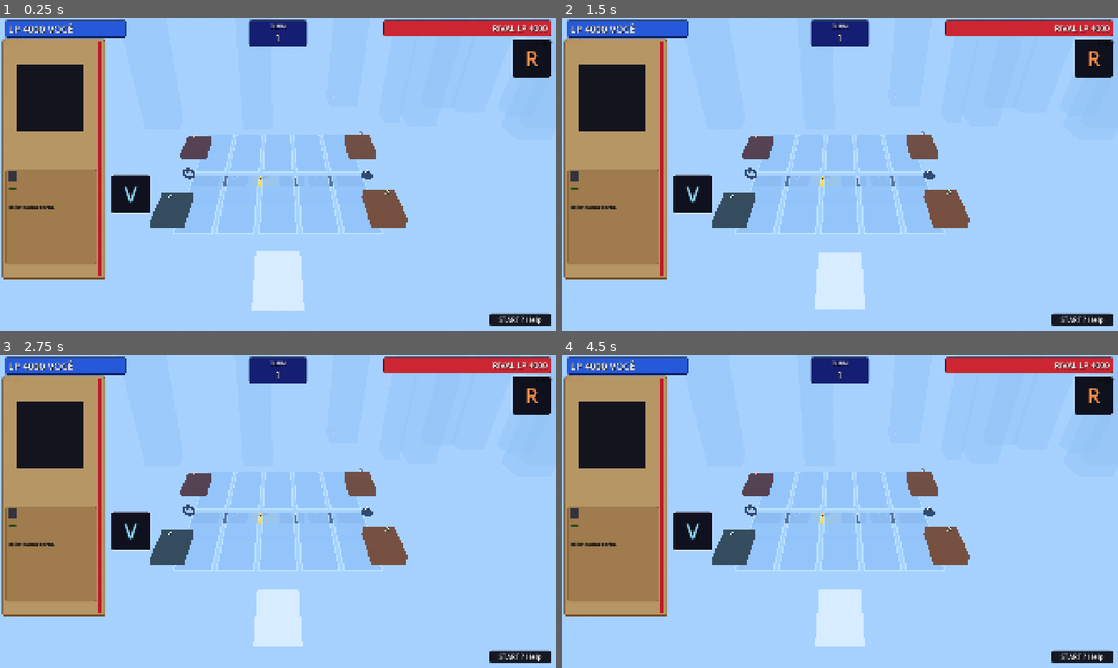
Above: before the commit, frames 1-4 (two rows, left to right).
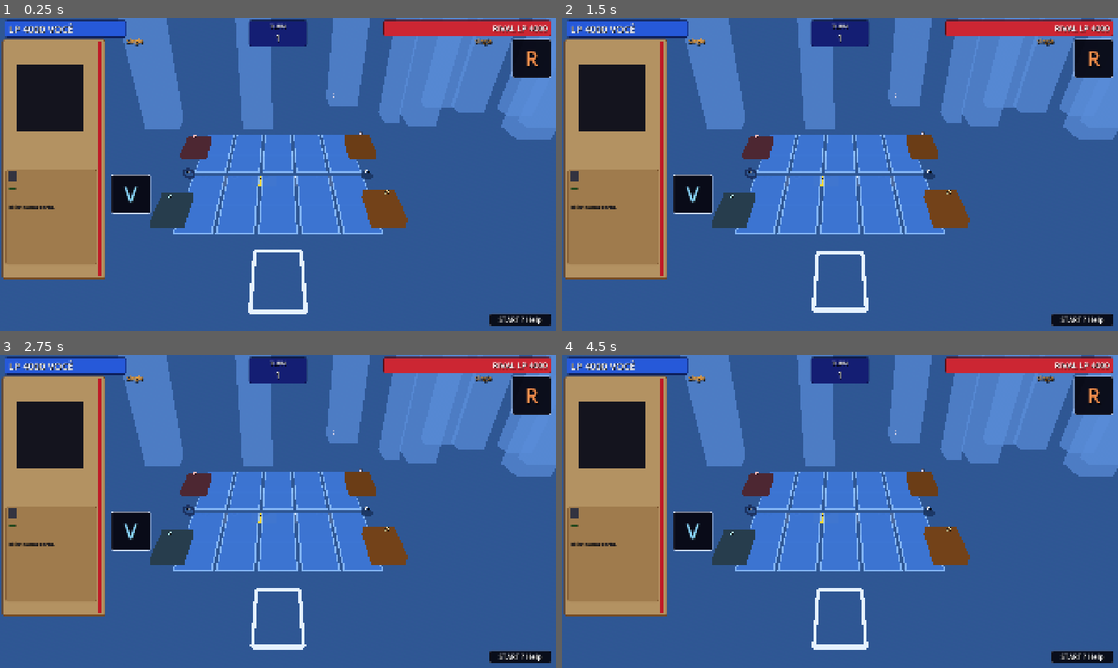
Above: after the commit, the same moments.

Repository: joeyviciousfake-netizen/Astralis
Game: Godot game, scene res://duel3d/mesa_3d.tscn
The game is run twice, just before and just after one commit, with the same random seed, the same clock (stepped at 60 frames per second) and the same inputs.
Inputs (mouse positions are in pixels of both pictures, inside the frame that each line leads up to):
- Up to frame 1 (0.25 s): no input
- Up to frame 2 (1.5 s): tap Enter at 0.5 s; move the mouse to (962, 158) at 0.52 s; hold Shift 0.53-1.25 s; click (962, 158) at 0.67 s; tap Space at 1.25 s; drag from (728, 190) to (812, 237) at 1.27 s
- Up to frame 3 (2.75 s): move the mouse to (333, 442) at 2.02 s; tap Ctrl at 2.1 s; click (333, 442) at 2.17 s
- Up to frame 4 (4.5 s): tap Enter at 2.75 s; drag from (812, 574) to (673, 464) at 2.77 s; move the mouse to (1006, 558) at 3.52 s; tap Alt at 3.6 s; click (1006, 558) at 3.67 s; tap Space at 4.25 s; drag from (673, 464) to (756, 433) at 4.27 s

The runs differ from the first frame. In frame 1, 79% of the frame differs, in the area x 0-100%, y 0-100%; in frame 2, 79%; in frame 3, 79%; in frame 4, 79%.

Commit message:
runtime: artes unshaded + fundo equilibrado (foto a foto)

Diff:
--- a/astralis/duel3d/mesa_3d.gd
+++ b/astralis/duel3d/mesa_3d.gd
@@ -86,7 +86,7 @@
 var _cam: Camera3D = null
 var _no_cartas: Node3D = null
 var _no_slots: Node3D = null
-var _cursor3d: MeshInstance3D = null
+var _cursor3d: Node3D = null
 var _flash_tela: ColorRect = null
 var _deck_pos := [Vector3(3.6, 0.6, 0.4), Vector3(-3.6, 0.6, -0.4)]
 
@@ -174,6 +174,8 @@
 var _pad_tempo := 0.0
 var _foco := Vector3.ZERO
 var _pulso := 0.0
+var _foto_destino := ""
+var _foto_frames := -1
 
 
 func _ready() -> void:
@@ -255,8 +257,13 @@
 
 func _ver_autoquit() -> void:
 	# Só p/ validação headless (`-- --mesa3d-sair=5`). Sem o argumento, nada muda.
+	# Foto DEV (`-- --mesa3d-foto=<caminho>`): salva o viewport e sai.
+	# Só p/ conferir visual sem abrir o editor (some no final).
 	for a in OS.get_cmdline_user_args():
 		var s := str(a)
+		if s.begins_with("--mesa3d-foto="):
+			_foto_destino = s.trim_prefix("--mesa3d-foto=").strip_edges()
+			_foto_frames = 0
 		if s.begins_with("--mesa3d-sair="):
 			var n := float(s.trim_prefix("--mesa3d-sair="))
 			if n > 0.0:
@@ -281,10 +288,10 @@
 	# procedural azul + neblina azul-clara p/ profundidade + sol branco.
 	var ceu := Sky.new()
 	var mat_ceu := ProceduralSkyMaterial.new()
-	mat_ceu.sky_top_color = Color(0.25, 0.55, 0.95)
-	mat_ceu.sky_horizon_color = Color(0.65, 0.85, 1.0)
-	mat_ceu.ground_bottom_color = Color(0.35, 0.55, 0.85)
-	mat_ceu.ground_horizon_color = Color(0.65, 0.85, 1.0)
+	mat_ceu.sky_top_color = Color(0.20, 0.48, 0.90)
+	mat_ceu.sky_horizon_color = Color(0.55, 0.78, 0.98)
+	mat_ceu.ground_bottom_color = Color(0.22, 0.40, 0.68)
+	mat_ceu.ground_horizon_color = Color(0.52, 0.70, 0.92)
 	mat_ceu.sun_angle_max = 30.0
 	mat_ceu.energy_multiplier = 0.85
 	ceu.sky_material = mat_ceu
@@ -297,9 +304,7 @@
 	env.ambient_light_energy = 0.30
 	env.tonemap_mode = Environment.TONE_MAPPER_LINEAR
 	env.tonemap_exposure = 1.0
-	env.fog_enabled = true
-	env.fog_light_color = Color(0.65, 0.82, 1.0)
-	env.fog_density = 0.004
+	env.fog_enabled = false
 	we.environment = env
 	add_child(we)
 	_construir_cenario_ceu()
@@ -328,7 +333,7 @@
 	rng.seed = 20260707
 	# Pilares de vidro ao longe (ref tem torres translúcidas no horizonte).
 	var mat_vidro_fundo := StandardMaterial3D.new()
-	mat_vidro_fundo.albedo_color = Color(0.55, 0.75, 0.95, 0.45)
+	mat_vidro_fundo.albedo_color = Color(0.35, 0.55, 0.85, 0.7)
 	mat_vidro_fundo.transparency = BaseMaterial3D.TRANSPARENCY_ALPHA
 	mat_vidro_fundo.roughness = 0.15
 	mat_vidro_fundo.shading_mode = BaseMaterial3D.SHADING_MODE_UNSHADED
@@ -451,8 +456,19 @@
 	_no_cartas = Node3D.new()
 	_no_cartas.name = "Cartas"
 	add_child(_no_cartas)
-	_cursor3d = _caixa("Cursor3D", Vector3(1.18, 0.06, 1.72), Vector3(0, TOPO, 4.15), _mat(Color(0.85, 0.93, 1.0), 1.1))
+	# Cursor = MOLDURA vazada branca (ref: borda de seleção, não tijolo).
+	_cursor3d = Node3D.new()
+	_cursor3d.name = "Cursor3D"
+	_cursor3d.position = Vector3(0, TOPO, 4.15)
 	add_child(_cursor3d)
+	var mat_cur := _mat(Color(0.90, 0.95, 1.0), 1.0)
+	var bw := 1.24
+	var bh := 1.78
+	var t := 0.09
+	_cursor3d.add_child(_caixa("Aba", Vector3(bw, 0.06, t), Vector3(0, 0, bh / 2.0), mat_cur))
+	_cursor3d.add_child(_caixa("Abaixo", Vector3(bw, 0.06, t), Vector3(0, 0, -bh / 2.0), mat_cur))
+	_cursor3d.add_child(_caixa("Esq", Vector3(t, 0.06, bh), Vector3(-bw / 2.0, 0, 0), mat_cur))
+	_cursor3d.add_child(_caixa("Dir", Vector3(t, 0.06, bh), Vector3(bw / 2.0, 0, 0), mat_cur))
 	print("[MESA3D] Campo: 20 painéis de vidro + decks/cemitérios + 6 fases + tokens + Cursor3D.")
 
 
@@ -556,9 +572,9 @@
 	var no := Node3D.new()
 	no.name = "Painel_p%d_%s%d" % [lado, ("m" if tipo == "monstro" else "s"), indice]
 	no.position = Vector3(p.x, 0.0, p.z)
-	var borda := _caixa("Borda", Vector3(1.16, 0.03, 1.69), Vector3(0, TOPO - 0.055, 0), _vidro(Color(0.75, 0.90, 1.0), 0.85, 0.6))
+	var borda := _caixa("Borda", Vector3(1.16, 0.03, 1.69), Vector3(0, TOPO - 0.055, 0), _vidro(Color(0.55, 0.75, 1.0), 0.9, 0.5))
 	no.add_child(borda)
-	var base := _caixa("Base", Vector3(1.06, 0.05, 1.545), Vector3(0, TOPO - 0.03, 0), _vidro(Color(0.35, 0.60, 0.95), 0.42, 0.18))
+	var base := _caixa("Base", Vector3(1.06, 0.05, 1.545), Vector3(0, TOPO - 0.03, 0), _vidro(Color(0.16, 0.38, 0.78), 0.78, 0.12))
 	no.add_child(base)
 	return no
 
@@ -779,8 +795,8 @@
 	mi.mesh = q
 	mi.position = pos
 	var m := StandardMaterial3D.new()
+	m.shading_mode = BaseMaterial3D.SHADING_MODE_UNSHADED
 	m.albedo_texture = tex
-	m.roughness = 0.4
 	mi.material_override = m
 	return mi
 
@@ -821,7 +837,7 @@
 		# x 12,0%..88,9% e y 18,9%..70,9%).
 		var tex := _textura_arte(dado)
 		if tex != null:
-			no.add_child(_quad_textura("Arte", 0.769, 0.758, Vector3(0.0045, 0.0743, zf + 0.002), tex))
+			no.add_child(_quad_textura("Arte", 0.775, 0.758, Vector3(0.0015, 0.0743, zf + 0.002), tex))
 		# Orbe do atributo no canto da placa.
 		var attr := str(dado.get("attribute", ""))
 		var tex_orbe := _textura_arquivo("assets/attributes/%s.png" % attr.to_lower())
@@ -839,6 +855,7 @@
 	nome.name = "Nome"
 	nome.outline_size = 0
 	nome.position = Vector3(-0.0645, 0.6523, zf + 0.003)
+	nome.visible = false
 	no.add_child(nome)
 	var stats_txt := ""
 	if eh_monstro:
@@ -847,6 +864,7 @@
 	stats.name = "Stats"
 	stats.outline_size = 0
 	stats.position = Vector3(0.05, -0.5991, zf + 0.003)
+	stats.visible = false
 	no.add_child(stats)
 	# Indicador ATK/DEF + face (só desenho, igual ao 2D que mostra a posição).
 	var tag_txt := "VIRADA" if face_down else ("DEF" if em_defesa else "ATK")
@@ -1140,7 +1158,7 @@
 	_lbl_lp_voce = _rotulo_placa_clara("LpVoce", "LP 8000", 34)
 	placa_voce.add_child(_lbl_lp_voce)
 	hud.add_child(placa_voce)
-	var tag_voce := _rotulo_hud("TagVoce", "Single", Vector2(16, 66), 20, Color(1.0, 0.65, 0.2))
+	var tag_voce := _rotulo_hud("TagVoce", "Single", Vector2(436, 66), 20, Color(1.0, 0.65, 0.2))
 	hud.add_child(tag_voce)
 	var placa_turno := PanelContainer.new()
 	placa_turno.name = "PlacaTurno"
@@ -1173,9 +1191,9 @@
 	_lbl_lp_rival.horizontal_alignment = HORIZONTAL_ALIGNMENT_RIGHT
 	placa_rival.add_child(_lbl_lp_rival)
 	hud.add_child(placa_rival)
-	var tag_rival := _rotulo_hud("TagRival", "Single", Vector2(1820, 66), 20, Color(1.0, 0.65, 0.2))
-	tag_rival.horizontal_alignment = HORIZONTAL_ALIGNMENT_RIGHT
-	tag_rival.size = Vector2(84, 28)
+	var tag_rival := _rotulo_hud("TagRival", "Single", Vector2(1640, 66), 20, Color(1.0, 0.65, 0.2))
+	tag_rival.horizontal_alignment = HORIZONTAL_ALIGNMENT_LEFT
+	tag_rival.size = Vector2(100, 28)
 	hud.add_child(tag_rival)
 
 
@@ -1279,16 +1297,16 @@
 	# Posições em % da moldura real (iguais às do 3D e do editor).
 	_tex_foco_arte = TextureRect.new()
 	_tex_foco_arte.name = "FocoArte"
-	_tex_foco_arte.position = Vector2(300 * 0.123, 434 * 0.186)
-	_tex_foco_arte.size = Vector2(300 * 0.764, 434 * 0.521)
+	_tex_foco_arte.position = Vector2(300 * 0.117, 434 * 0.186)
+	_tex_foco_arte.size = Vector2(300 * 0.775, 434 * 0.521)
 	_tex_foco_arte.expand_mode = TextureRect.EXPAND_IGNORE_SIZE
 	_tex_foco_arte.stretch_mode = TextureRect.STRETCH_SCALE
 	_tex_foco_arte.mouse_filter = Control.MOUSE_FILTER_IGNORE
 	molde.add_child(_tex_foco_arte)
 	_cor_foco_arte = ColorRect.new()
 	_cor_foco_arte.name = "FocoCor"
-	_cor_foco_arte.position = Vector2(300 * 0.123, 434 * 0.186)
-	_cor_foco_arte.size = Vector2(300 * 0.764, 434 * 0.521)
+	_cor_foco_arte.position = Vector2(300 * 0.117, 434 * 0.186)
+	_cor_foco_arte.size = Vector2(300 * 0.775, 434 * 0.521)
 	_cor_foco_arte.mouse_filter = Control.MOUSE_FILTER_IGNORE
 	molde.add_child(_cor_foco_arte)
 	_lbl_foco_nome_molde = _rotulo_hud("FocoNomeMolde", "", Vector2.ZERO, 15, Color(0.12, 0.07, 0.03))
@@ -1582,6 +1600,8 @@
 	var tipo := str(real.get("monster_type", dado.get("monster_type", "")))
 	var attr := str(real.get("attribute", dado.get("attribute", "")))
 	_lbl_foco_attr.text = _rotulo_attr_curto(attr)
+	if _lbl_foco_attr.text.strip_edges() == "—":
+		_lbl_foco_attr.text = ""
 	_cor_foco_attr.color = _cor_atributo(attr)
 	var ctipo := str(real.get("card_type", dado.get("card_type", "monster")))
 	if ctipo == "monster":
@@ -2839,6 +2859,13 @@
 func _process(delta: float) -> void:
 	# CÂMERA FIXA (ref): nunca mexe — só o cursor pulsa. Sem órbita/balanço.
 	_pulso += delta * 4.0
+	if not _foto_destino.is_empty():
+		_foto_frames += 1
+		if _foto_frames >= 90:
+			var img := get_viewport().get_texture().get_image()
+			img.save_png(_foto_destino)
+			print("[MESA3D] Foto salva: " + _foto_destino)
+			get_tree().quit()
 	if _cam != null:
 		if _cam.position != CAM_POS:
 			_cam.position = CAM_POS
